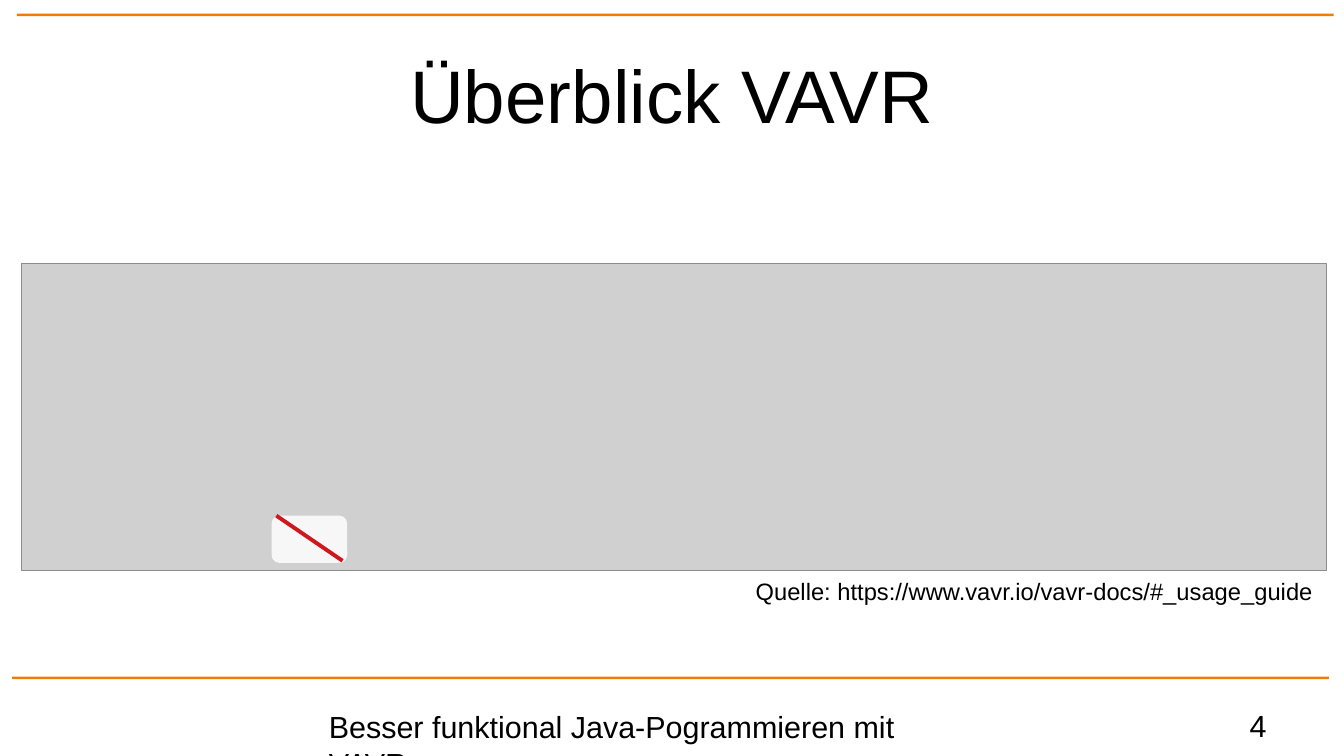
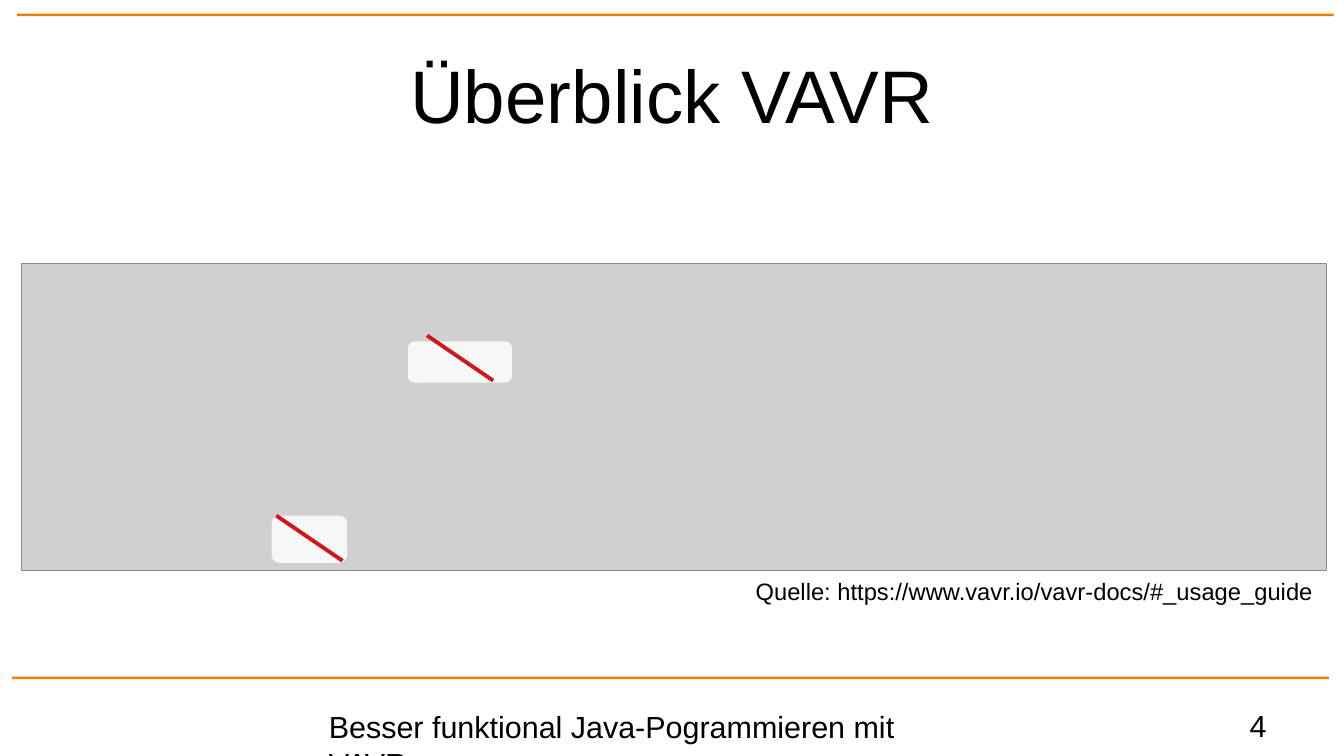
Before and after one commit to p3et/vavr-demo, a slide deck: slide 4 of coffee talk.odp. Drawn at 1344x756 pixels with LibreOffice and Linux fonts; fonts in the diff are those of the drawing; grey boxes stand for pictures; background and template pictures are left out. Boxes give left, top, right and bottom in pixels: in the first picture for what was removed or moved away, otherwise in the second. Text is boxed around its words. In the diff, an @@ line names an element or a change of style, - is before the commit and + after.

```diff
--- a/coffee talk.odp
+++ b/coffee talk.odp
@@ rounded rectangle added at [409, 341, 512, 383], fill #FFFFFF at 85% opacity @@
@@ line added from (427, 335) to (494, 381), #CE181E 2.3 pt @@
```
Also in this commit, not shown: 14 other slides changed.
